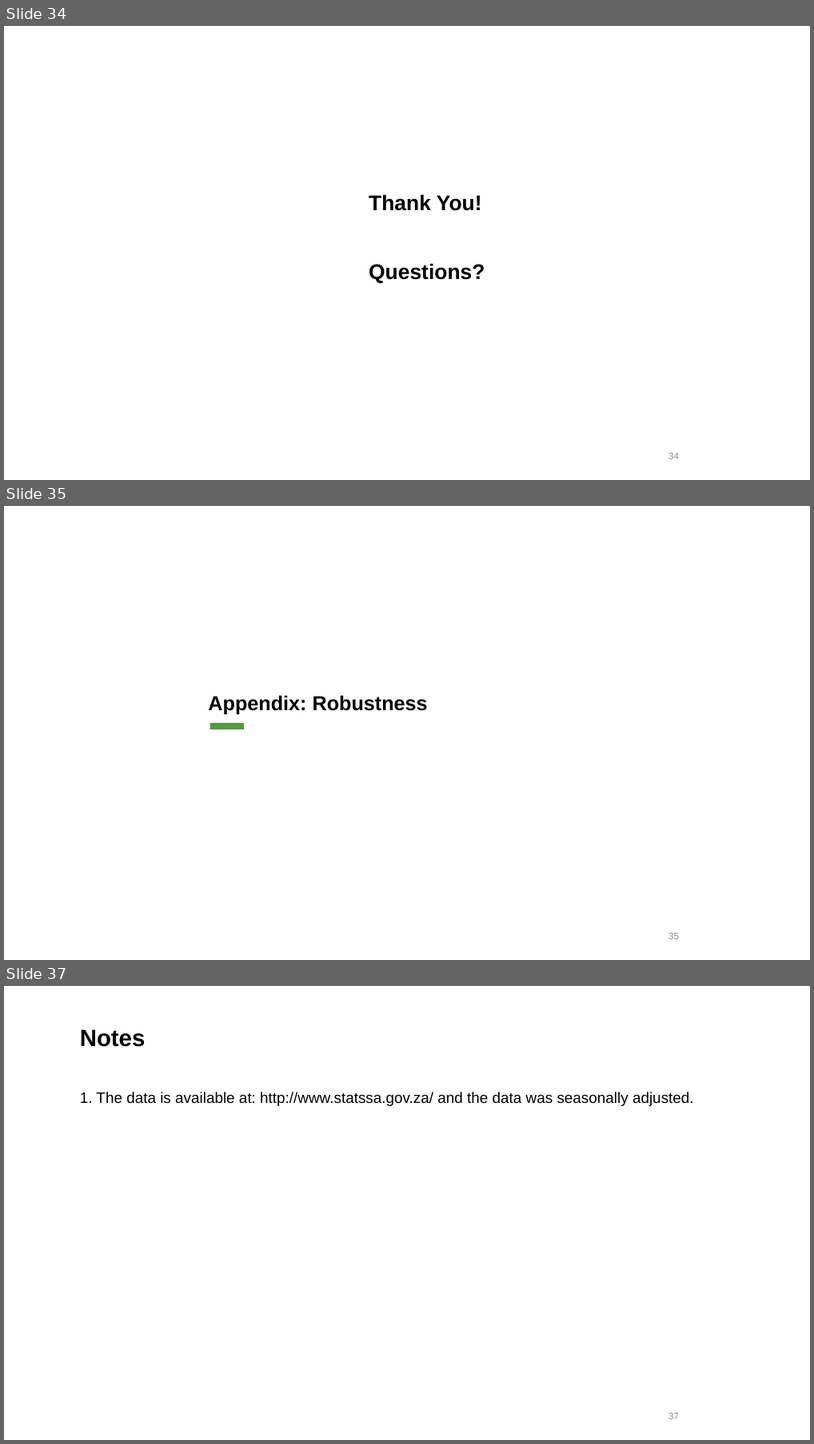
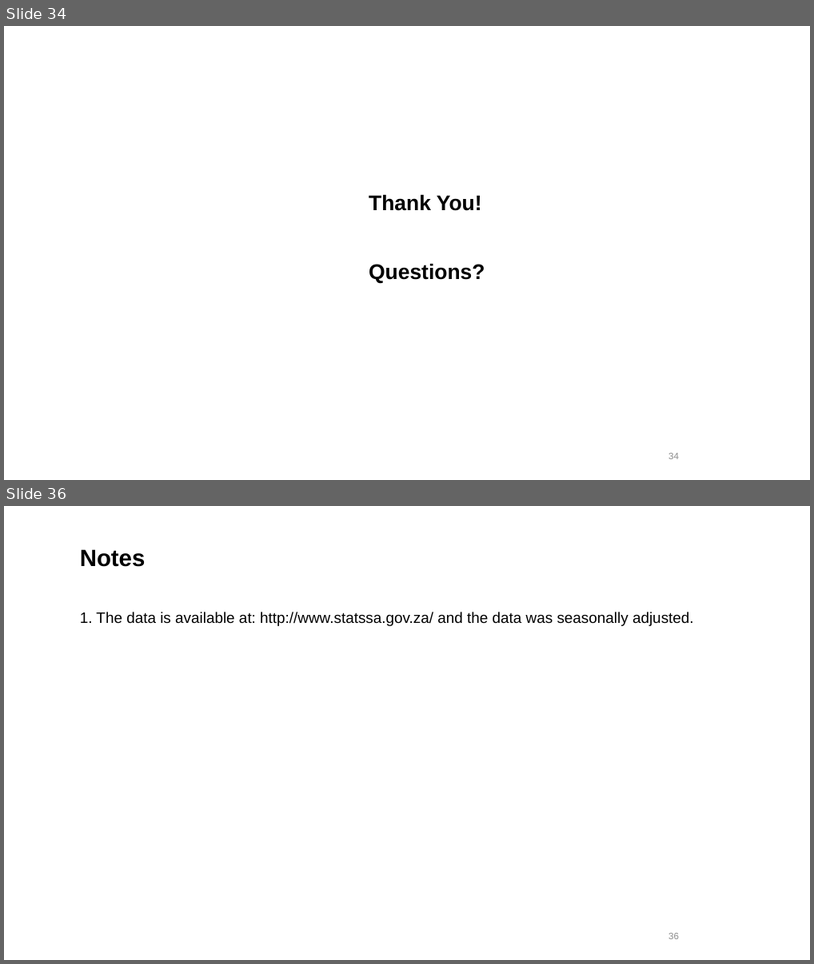
Before and after one commit to xolaniss/inflation_relative_price_variance, a slide deck: Presentation/inflation_relative_price_variance_presentation.pptx. Shown one above the other, each under a label of ours: slides 34, 35 and 37 before the commit, slides 34 and 36 after it; the slides between them are not shown. The pictures are 814x1444 and 814x964 pixels, drawn with LibreOffice and Linux fonts; fonts in the diff are those of the drawing; background and template pictures are left out. Boxes give left, top, right and bottom in pixels: in the first picture for what was removed or moved away, otherwise in the second. Text is boxed around its words. In the diff, an @@ line names an element or a change of style, - is before the commit and + after.

```diff
--- a/Presentation/inflation_relative_price_variance_presentation.pptx
+++ b/Presentation/inflation_relative_price_variance_presentation.pptx
@@ slide 35 removed at (x1=4, y1=506, x2=810, y2=960), background #FFFFFF @@
@@ title removed at (x1=208, y1=695, x2=428, y2=714) @@
-Appendix: Robustness
@@ rectangle removed at (x1=210, y1=723, x2=244, y2=729) @@
@@ page number removed at (x1=669, y1=932, x2=679, y2=939) @@
-35
@@ what was slide 37 is now slide 36 @@
@@ page number at (x1=669, y1=932, x2=679, y2=939): text changed @@
-37
+36
```
Also in this commit, not shown: 12 slides changed.
